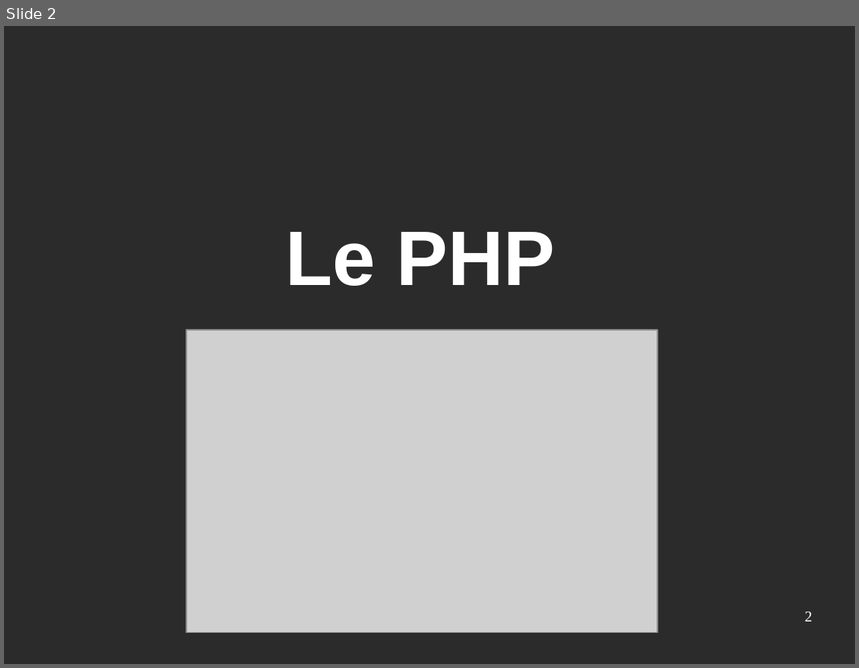
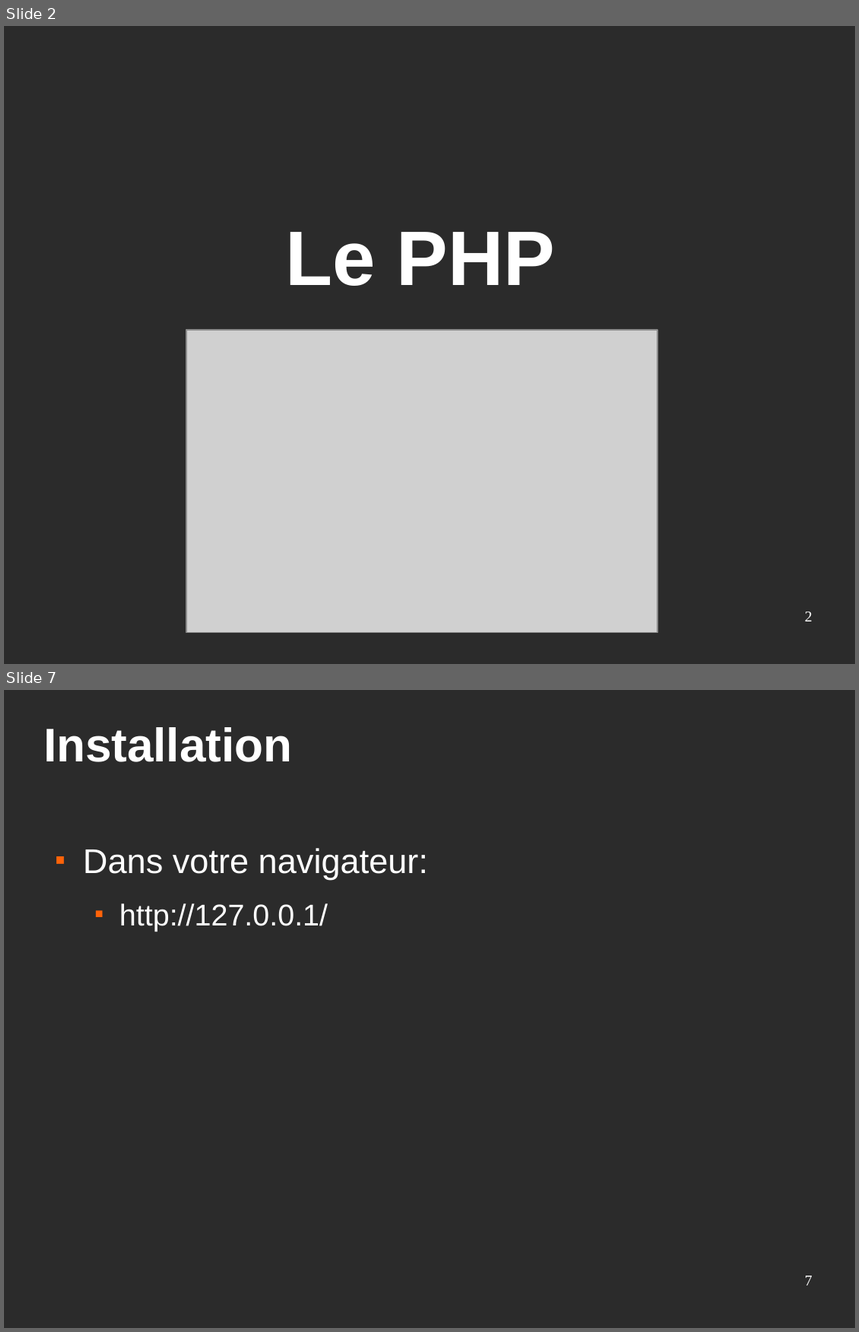
Before and after one commit to Eirbware/Formation, a slide deck: presentations/php.odp. Shown one above the other, each under a label of ours: slide 2 before the commit, slides 2 and 7 after it; the slides between them are not shown. The pictures are 859x668 and 859x1332 pixels, drawn with LibreOffice and Linux fonts; fonts in the diff are those of the drawing; grey boxes stand for pictures; background and template pictures are left out; a plain dark background stands for a picture behind light text. Boxes give left, top, right and bottom in pixels: in the first picture for what was removed or moved away, otherwise in the second. Text is boxed around its words. In the diff, an @@ line names an element or a change of style, - is before the commit and + after.

```diff
--- a/presentations/php.odp
+++ b/presentations/php.odp
@@ slide 7 added at [4,690,855,1328], background picture (left out) @@
@@ title added at [44,727,292,762], 44 pt, text #FFFFFF, bold @@
+Installation
@@ text added at [83,848,428,932], 32 pt, text #FFFFFF @@
+■ Dans votre navigateur:
+  ■ http://127.0.0.1/
@@ page number added at [805,1276,813,1286], 14 pt, text #FFFFFF @@
+7
```
Also in this commit, not shown: 11 other slides added.
